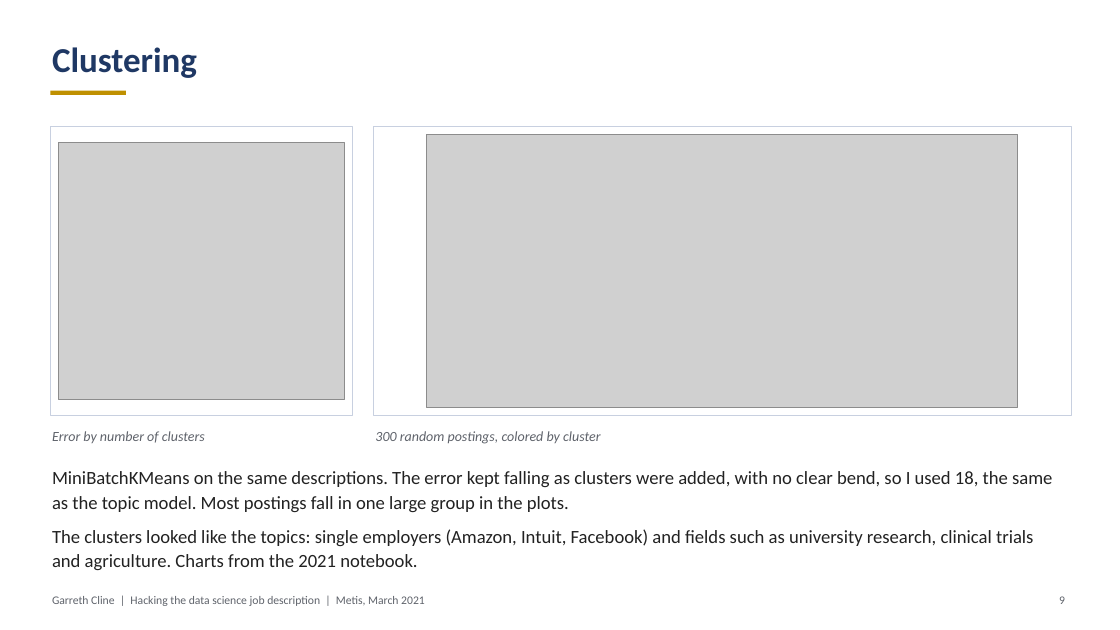
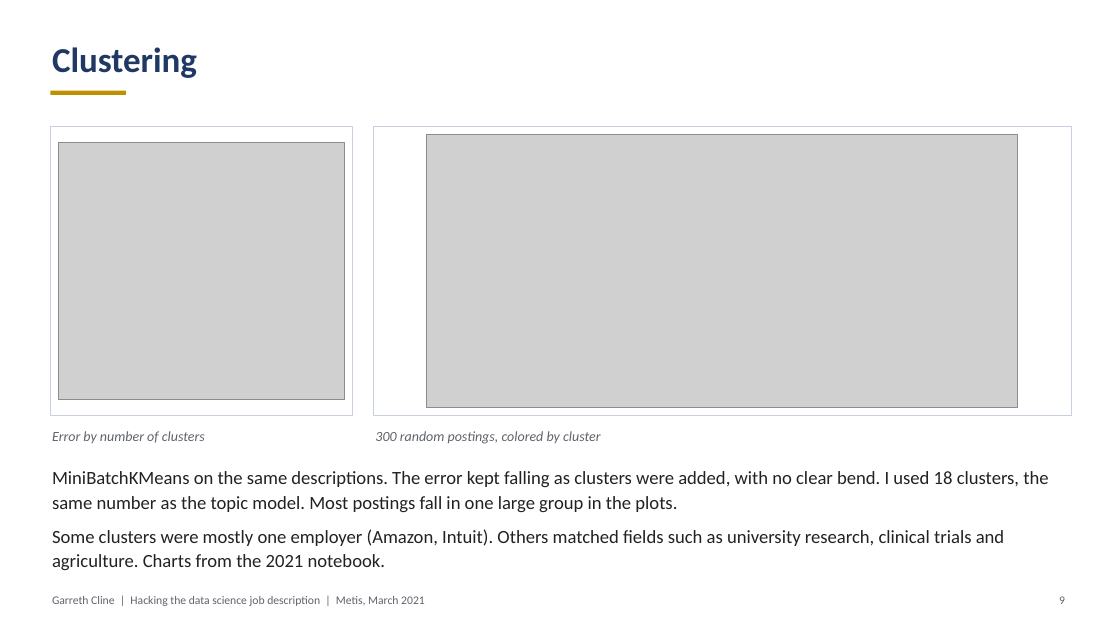
Before and after one commit to garrethcline/Hacking-the-Data-Science-Job-Description, a slide deck: slide 9 of Project 5 Presentation.pptx. Drawn at 1120x630 pixels with LibreOffice and Linux fonts; fonts in the diff are those of the drawing; grey boxes stand for pictures. Boxes give left, top, right and bottom in pixels: in the first picture for what was removed or moved away, otherwise in the second. Text is boxed around its words. In the diff, an @@ line names an element or a change of style, - is before the commit and + after.

```diff
--- a/Project 5 Presentation.pptx
+++ b/Project 5 Presentation.pptx
@@ text at bbox=[52, 471, 1048, 570]: text changed @@
-MiniBatchKMeans on the same descriptions. The error kept falling as clusters were added, with no clear bend, so I used 18, the same as the topic model. Most postings fall in one large group in the plots.
-The clusters looked like the topics: single employers (Amazon, Intuit, Facebook) and fields such as university research, clinical trials and agriculture. Charts from the 2021 notebook.
+MiniBatchKMeans on the same descriptions. The error kept falling as clusters were added, with no clear bend. I used 18 clusters, the same number as the topic model. Most postings fall in one large group in the plots.
+Some clusters were mostly one employer (Amazon, Intuit). Others matched fields such as university research, clinical trials and agriculture. Charts from the 2021 notebook.
```
Also in this commit, not shown: 5 other slides changed, 2 other files.
